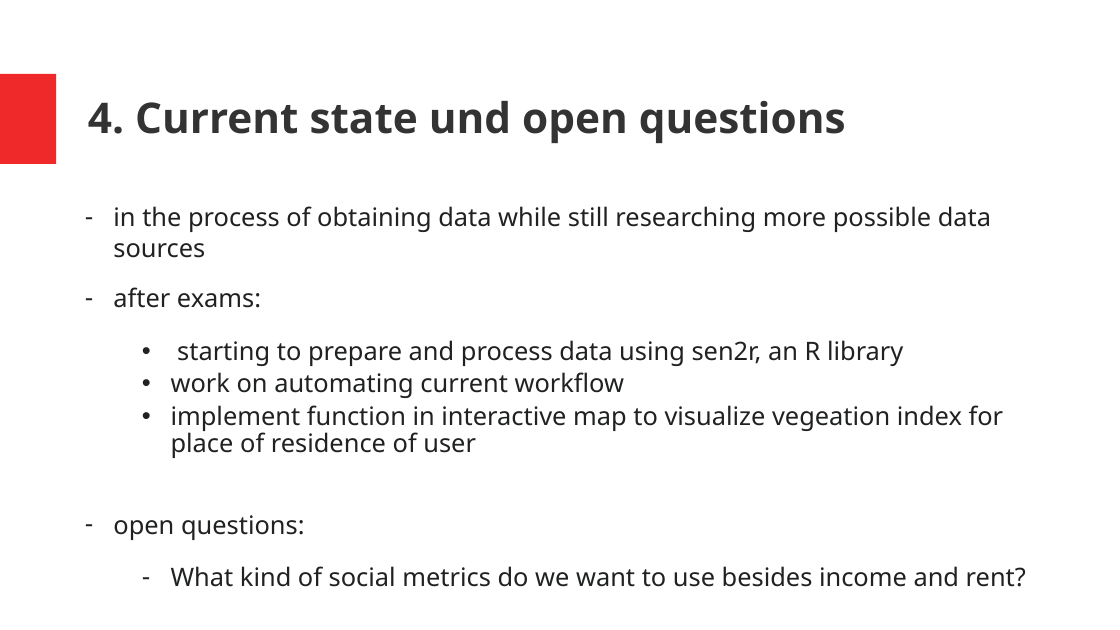
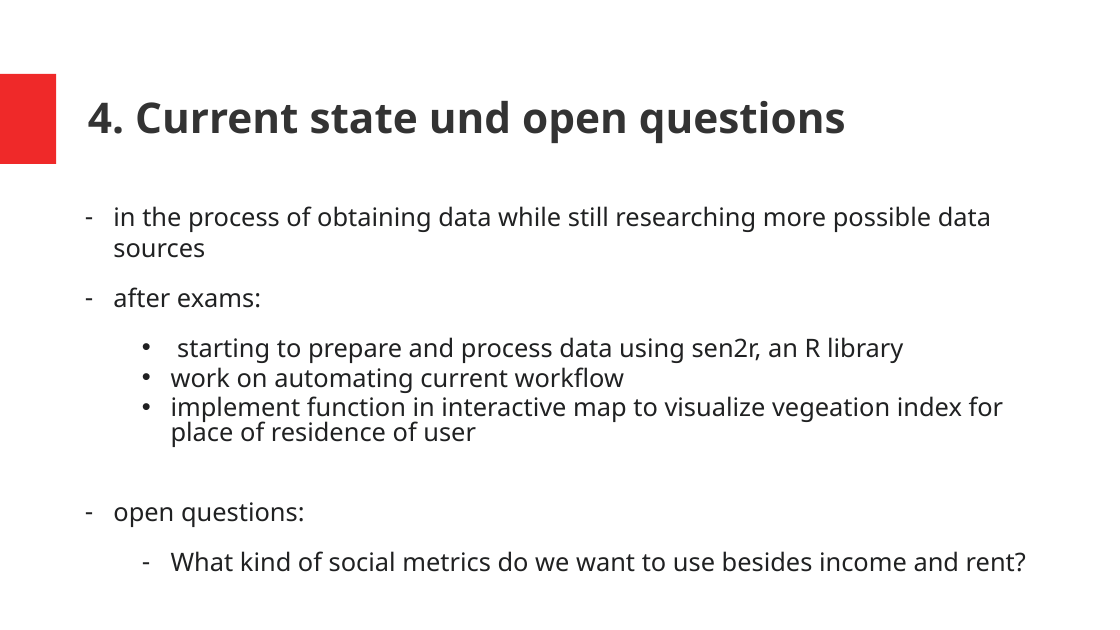
Before and after one commit to tstrempel/DH-vegetation, a slide deck: slide 5 of overview student project.pptx. Drawn at 1120x630 pixels with LibreOffice and Linux fonts; fonts in the diff are those of the drawing. Boxes give left, top, right and bottom in pixels: in the first picture for what was removed or moved away, otherwise in the second. Text is boxed around its words. In the diff, an @@ line names an element or a change of style, - is before the commit and + after.

```diff
--- a/overview student project.pptx
+++ b/overview student project.pptx
@@ text at [171,337,1026,572]: line spacing 0.9 to 0.8 @@
```
Also in this commit, not shown: 1 other slide changed.
